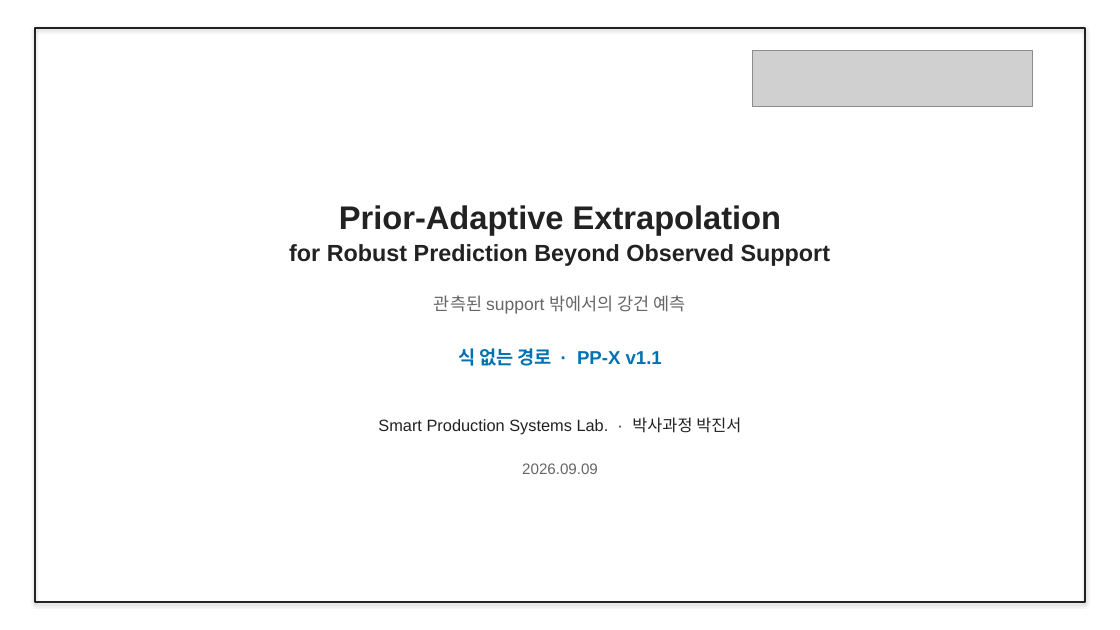
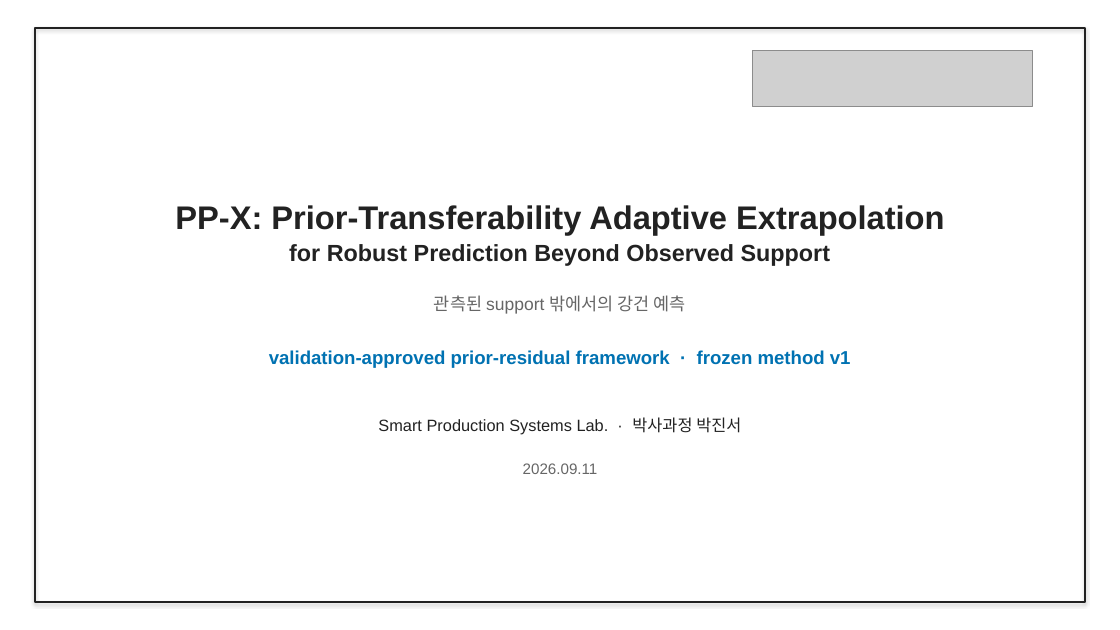
Before and after one commit to amumujs-create/pp_pae_total, a slide deck: slide 1 of output/PP_Research_Detailed_v2.pptx. Drawn at 1120x630 pixels with LibreOffice and Linux fonts; fonts in the diff are those of the drawing; grey boxes stand for pictures. Boxes give left, top, right and bottom in pixels: in the first picture for what was removed or moved away, otherwise in the second. Text is boxed around its words. In the diff, an @@ line names an element or a change of style, - is before the commit and + after.

```diff
--- a/output/PP_Research_Detailed_v2.pptx
+++ b/output/PP_Research_Detailed_v2.pptx
@@ text at bbox=[175, 205, 944, 235]: text changed @@
-Prior-Adaptive Extrapolation
+PP-X: Prior-Transferability Adaptive Extrapolation
@@ text at bbox=[269, 350, 851, 368]: text changed @@
-식 없는 경로 · PP-X v1.1
+validation-approved prior-residual framework · frozen method v1
@@ text at bbox=[523, 463, 598, 474]: text changed @@
-2026.09.09
+2026.09.11
```
Also in this commit, not shown: 26 other slides changed, 2 slides added, 11 other files.
